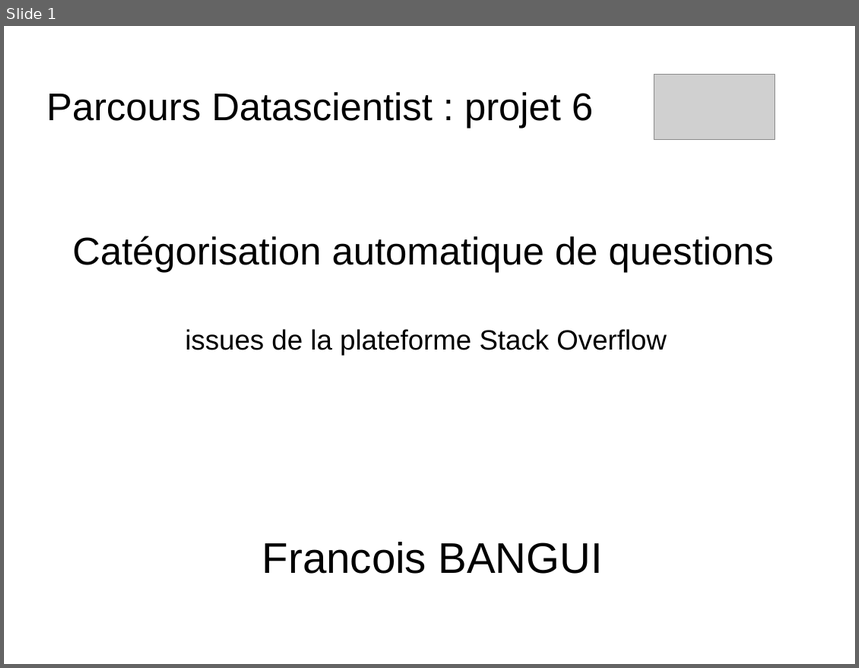
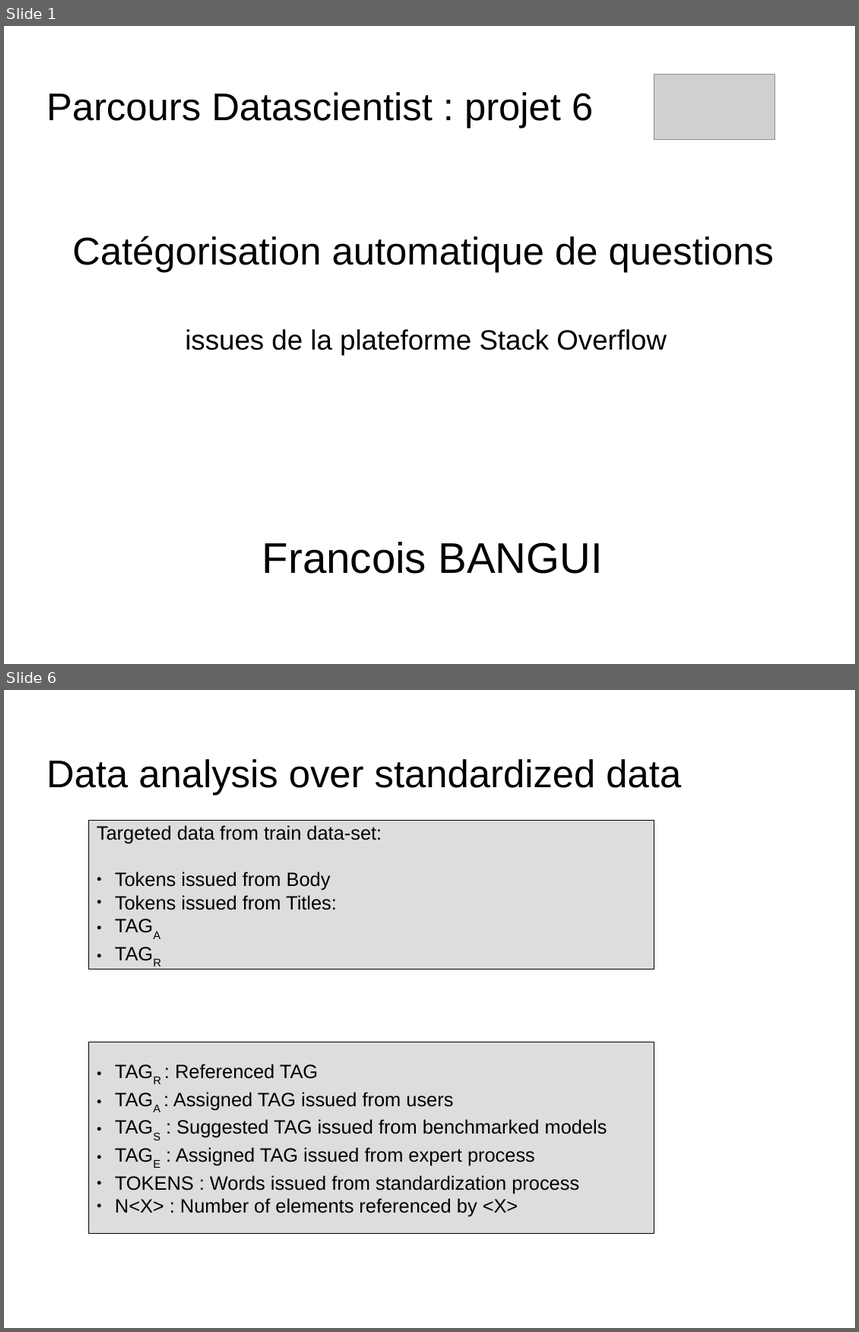
Before and after one commit to dataforcast/OC_Datascientist, a slide deck: P6/report/Openclassrooms_ParcoursDatascientist_P6-V1.odp. Shown one above the other, each under a label of ours: slide 1 before the commit, slides 1 and 6 after it; the slides between them are not shown. The pictures are 859x668 and 859x1332 pixels, drawn with LibreOffice and Linux fonts; fonts in the diff are those of the drawing; grey boxes stand for pictures; background and template pictures are left out. Boxes give left, top, right and bottom in pixels: in the first picture for what was removed or moved away, otherwise in the second. Text is boxed around its words. In the diff, an @@ line names an element or a change of style, - is before the commit and + after.

```diff
--- a/P6/report/Openclassrooms_ParcoursDatascientist_P6-V1.odp
+++ b/P6/report/Openclassrooms_ParcoursDatascientist_P6-V1.odp
@@ slide 6 added at <box>4,690,855,1328</box>, background picture (left out) @@
@@ title added at <box>47,759,681,795</box>, 36 pt, text #000000 @@
+Data analysis over standardized data
@@ rectangle added at <box>89,821,655,970</box>, fill #DDDDDD, outline #000000 0 pt, 18 pt, text #000000 @@
+Targeted data from train data-set:
+● Tokens issued from Body
+● Tokens issued from Titles:
+● TAGA
+● TAGR
@@ rectangle added at <box>89,1043,655,1235</box>, fill #DDDDDD, outline #000000 0 pt, 18 pt, text #000000 @@
+● TAGR : Referenced TAG
+● TAGA : Assigned TAG issued from users
+● TAGS : Suggested TAG issued from benchmarked models
+● TAGE : Assigned TAG issued from expert process
+● TOKENS : Words issued from standardization process
+● N<X> : Number of elements referenced by <X>
```
Also in this commit, not shown: 19 slides changed, 7 other slides added, 3 slides removed, 9 other files.
